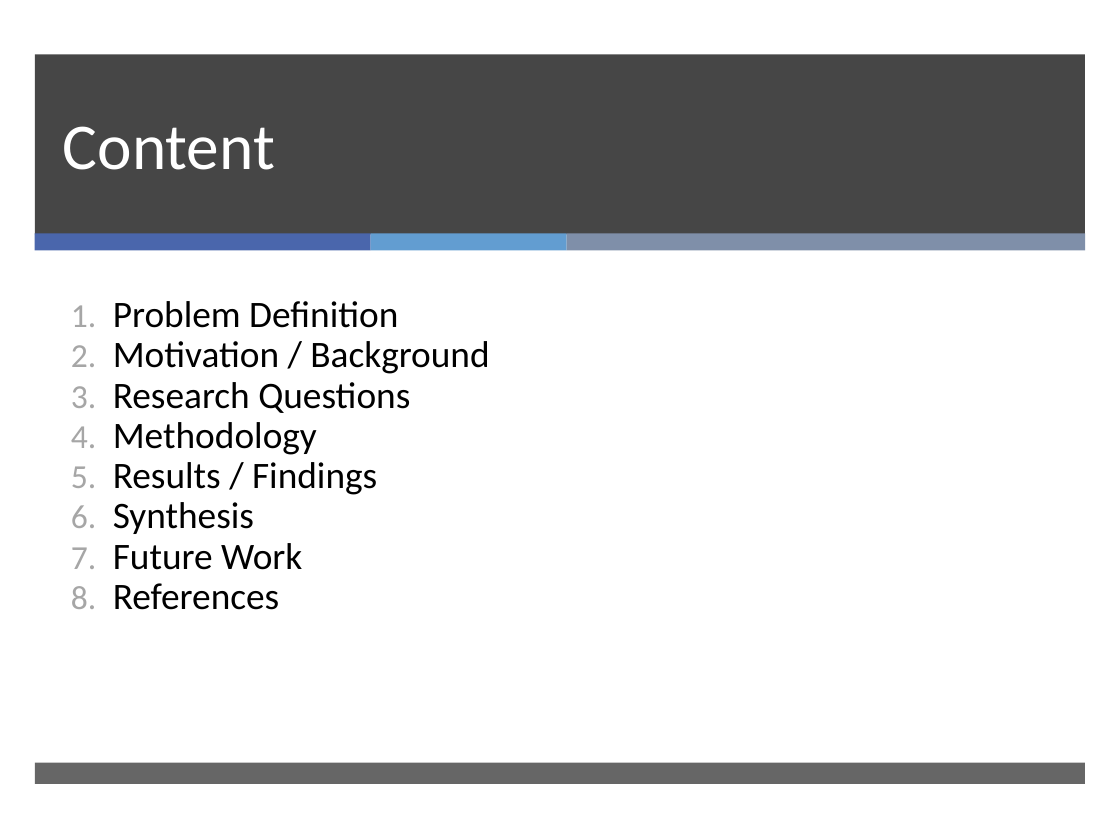
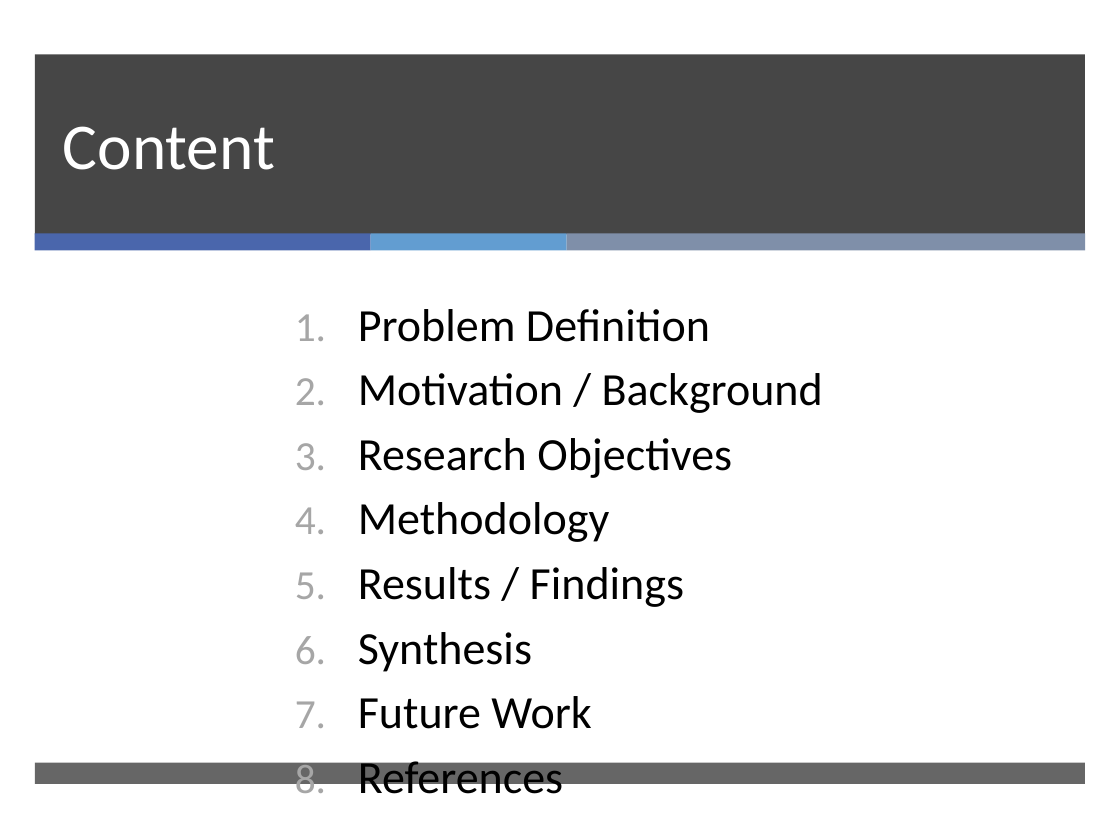
Before and after one commit to Tuurash/SentimentRecognition, a slide deck: slide 2 of Book/Thesis_Presentation.pptx. Drawn at 1120x840 pixels with LibreOffice and Linux fonts; fonts in the diff are those of the drawing; background and template pictures are left out. Boxes give left, top, right and bottom in pixels: in the first picture for what was removed or moved away, otherwise in the second. Text is boxed around its words. In the diff, an @@ line names an element or a change of style, - is before the commit and + after.

```diff
--- a/Book/Thesis_Presentation.pptx
+++ b/Book/Thesis_Presentation.pptx
@@ subtitle at <box>358,309,823,729</box>: size 24 to 29.6 pt in "Problem Definition", "Motivation / Background", "Methodology", "Results / Findings" and 3 more places; list level 1 to 5 in "Problem Definition"; line spacing 0.9 to 1; list level 1 to 5 in "Motivation / Background"; list level 1 to 5 in "Methodology"; list level 1 to 5 in "Results / Findings"; list level 1 to 5 in "Synthesis"; list level 1 to 5 in "Future Work"; list level 1 to 5 in "References" @@
@@ subtitle at <box>358,438,732,478</box>: text changed; size 24 to 29.6 pt @@
-3. Research Questions
+        3. Research Objectives
```
Also in this commit, not shown: 4 other slides changed.
